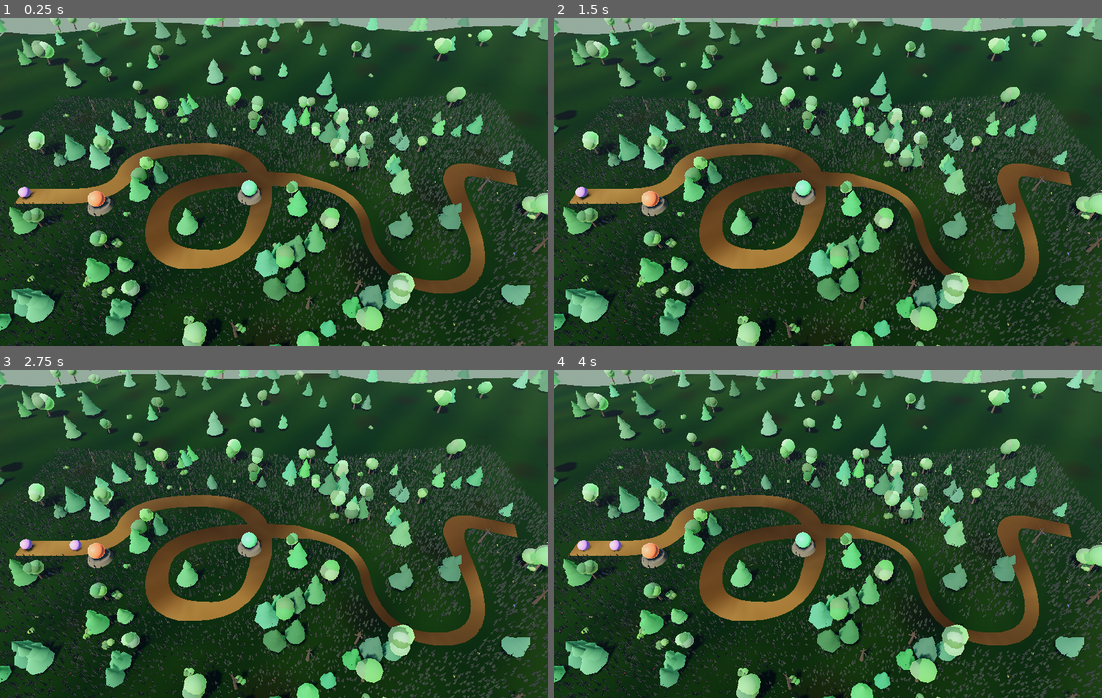
Above: before the commit, frames 1-4 (two rows, left to right).
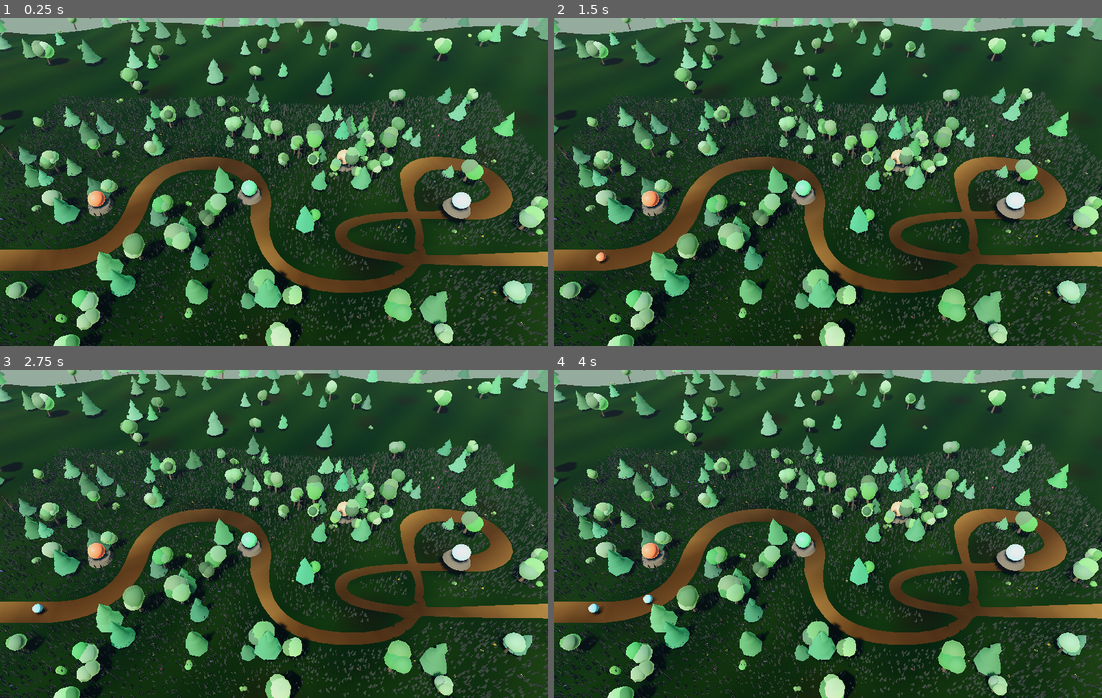
Above: after the commit, the same moments.

Repository: fritzscheyannick66-sketch/pocketbeast
Game: Godot game, scene res://scenes/welt.tscn
The game is run twice, just before and just after one commit, with the same random seed, the same clock (stepped at 60 frames per second) and the same inputs.
Inputs:
- Up to frame 1 (0.25 s): no input
- Up to frame 2 (1.5 s): no input
- Up to frame 3 (2.75 s): no input
- Up to frame 4 (4 s): no input

The runs differ from the first frame. In frame 1, 45% of the frame differs, in the area x 0-100%, y 0-100%; in frame 2, 45%; in frame 3, 45%; in frame 4, 45%.

Commit message:
Godot spielt mit echten Werten: Typenvorteil, Panzerung, Flieger
Die 3D-Fassung hatte zwei fest verdrahtete Türme und eine Gegnerart.
Jetzt zieht sie ihre Werte aus daten.gd, also aus dem Browserspiel.

Was jetzt wirkt:

Wächter werden über ihre Kennung gesetzt und tragen die echten
Reichweiten, Schadenswerte und Feuerraten. Godot rechnet in Metern, das
Browserspiel in Pixeln — 28 Pixel entsprechen einem Meter, eine Kachel
also zwei Metern.

Der Typenvorteil vervielfacht den Schaden, die Panzerung wird abgezogen.
Beides zusammen ist der Kern des Spiels: Feuer richtet gegen Pflanze das
Doppelte an, und ein Wind-Wächter mit fünfzehn Schaden je Treffer kommt
gegen Panzerung achtzehn auf null, während ein Stahl-Wächter mit
hundertachtundfünfzig kaum ins Stocken gerät. Ein Rest bleibt immer —
ein Treffer, der gar nichts bewirkt, sieht wie ein Fehler aus.

Flieger schweben höher und in weiterem Bogen als Läufer, leuchten
schwach und sind für bodengebundene Wächter unsichtbar.

Gegner tragen Art, Typ, Größe und Panzerung aus den Daten; die
Wellenstärke kommt aus der Kurve mal Kartenfaktor.

Die Route wurde an die neue Führung des Grünpfads angeglichen, damit
beide Fassungen dieselbe Karte zeigen.

Geprüft mit Godot 4.7.2: läuft ohne Fehler, nach 26 Sekunden Welle 4
und 21 erledigte Gegner.

Co-Authored-By: Claude Opus 5 <noreply@anthropic.com>

Diff:
--- a/godot-3d/scripts/welt.gd
+++ b/godot-3d/scripts/welt.gd
@@ -18,12 +18,16 @@
 const Gelaende = preload("res://scripts/gelaende.gd")
 const Weg = preload("res://scripts/weg.gd")
 const Pflanzen = preload("res://scripts/pflanzen.gd")
+const Daten = preload("res://scripts/daten.gd")
 
 # Route des Grünpfads, in Kachelkoordinaten wie im Browserspiel
 const ROUTE := [
-	Vector2(-1, 6), Vector2(3, 6), Vector2(3, 3), Vector2(9, 3),
-	Vector2(9, 9), Vector2(5, 9), Vector2(5, 5), Vector2(13, 5),
-	Vector2(13, 10), Vector2(17, 10), Vector2(17, 4), Vector2(20, 5),
+	# Dieselbe Führung wie der Grünpfad im Browserspiel — Kachelkoordinaten,
+	# damit beide Fassungen dieselbe Karte zeigen. Wird die Route dort
+	# geändert, gehört sie auch hier nachgezogen.
+	Vector2(-1, 9), Vector2(4, 9), Vector2(4, 4), Vector2(9, 4),
+	Vector2(9, 10), Vector2(15, 10), Vector2(15, 4), Vector2(19, 4),
+	Vector2(19, 7), Vector2(12, 7), Vector2(12, 9), Vector2(20, 9),
 ]
 
 var weg_punkte: PackedVector3Array
@@ -36,6 +40,13 @@
 var spawn_uhr := 0.0
 var erledigt := 0
 var durchgebrochen := 0
+
+## Welche Karte gespielt wird — bestimmt den Schwierigkeitsfaktor.
+var karte_idx := 0
+var welle := 1
+var welle_rest := 0          # wie viele Gegner dieser Welle noch kommen
+var welle_art: Dictionary = {}
+var welle_pause := 3.0
 
 @onready var _wurzel_gegner := Node3D.new()
 @onready var _wurzel_schuesse := Node3D.new()
@@ -49,9 +60,14 @@
 	_baue_kamera()
 	_baue_welt()
 	_baue_bewuchs()
-	# Zwei Wächter an den Weg, damit gleich nach dem Start etwas geschieht
-	_setze_turm(Vector3(-14.0, 0.0, 2.0), Color("ff6e45"), 7.0, 1.6, 14.0)
-	_setze_turm(Vector3(-2.0, 0.0, 1.0), Color("57ce7c"), 7.0, 1.3, 11.0)
+	# Vier Wächter mit echten Werten aus dem Browserspiel
+	_setze_waechter("fire", 2, Vector3(-14.0, 0.0, 2.0))
+	_setze_waechter("grass", 2, Vector3(-2.0, 0.0, 1.0))
+	_setze_waechter("rock", 2, Vector3(6.0, 0.0, -2.0))
+	_setze_waechter("wind", 2, Vector3(14.0, 0.0, 3.0))
+	print("Karte: ", Daten.KARTEN[karte_idx]["name"],
+		"   Wächterfamilien verfügbar: ", Daten.WAECHTER.size(),
+		"   Gegnerarten: ", Daten.ARTEN.size())
 
 
 ## Himmel und Umgebungslicht. Ohne beides wirken Körper wie ausgeschnitten:
@@ -288,7 +304,34 @@
 	return nah
 
 
-func _setze_turm(pos: Vector3, farbe: Color, reichweite: float, takt: float, schaden: float) -> void:
+## Setzt einen Wächter anhand seiner Kennung und Stufe.
+##
+## Die Werte kommen aus daten.gd, also aus dem Browserspiel — Reichweite,
+## Schaden und Feuerrate sind dieselben. Godot rechnet in Metern, das
+## Browserspiel in Pixeln: eine Kachel misst dort 56 Pixel und hier 2 Meter.
+const PIXEL_JE_METER := 28.0
+
+func _setze_waechter(id: String, stufe: int, pos: Vector3) -> void:
+	var def: Dictionary = {}
+	for w in Daten.WAECHTER:
+		if w["id"] == id:
+			def = w
+			break
+	if def.is_empty():
+		push_error("Unbekannte Wächterkennung: " + id)
+		return
+	var st: Dictionary = def["stufen"][clampi(stufe, 0, 2)]
+	var typ: String = def["typ"]
+	var farbe: Color = Daten.TYPEN[typ]["farbe"]
+	_setze_turm(pos, farbe,
+		float(st["reichweite"]) / PIXEL_JE_METER,
+		float(st["rate"]),
+		float(st["schaden"]),
+		typ, def["luft"])
+
+
+func _setze_turm(pos: Vector3, farbe: Color, reichweite: float, takt: float, schaden: float,
+		typ: String = "", luft: bool = true) -> void:
 	var y := Gelaende.hoehe_bei(pos.x, pos.z, 99.0)
 	var wurzel := Node3D.new()
 	wurzel.position = Vector3(pos.x, y, pos.z)
@@ -326,25 +369,75 @@
 	tuerme.append({
 		"knoten": wurzel, "koerper": koerper, "pos": wurzel.position,
 		"reichweite": reichweite, "takt": takt, "schaden": schaden, "abklingen": 0.0,
-		"farbe": farbe,
+		"farbe": farbe, "typ": typ, "luft": luft,
 	})
 
 
+## Stellt die Arten einer Welle zusammen.
+##
+## Vereinfacht gegenüber dem Browserspiel: Dort werden die Lebenspunkte
+## gegen die durchschnittliche Zähigkeit der gezogenen Arten normiert, damit
+## die Wellenstärke allein an der Kurve hängt. Hier genügt vorerst die
+## Kurve mal Kartenfaktor mal Artzähigkeit — der Feinschliff gehört ins
+## Browserspiel, solange dieses die spielbare Fassung ist.
+func _waehle_art() -> Dictionary:
+	# Nur Arten, deren Zähigkeit zur Welle passt
+	var stufe := 1.0 + float(welle) * 0.06
+	var moeglich: Array = []
+	for a in Daten.ARTEN:
+		if float(a["leben"]) <= stufe:
+			moeglich.append(a)
+	if moeglich.is_empty():
+		moeglich = Daten.ARTEN
+	return moeglich[randi() % moeglich.size()]
+
+
 func _spawne_gegner() -> void:
+	if welle_art.is_empty():
+		welle_art = _waehle_art()
+	var art: Dictionary = welle_art
+	var typ: String = art["typ"]
+	var farbe: Color = Daten.TYPEN[typ]["farbe"]
+	var fliegt: bool = art.get("fliegt", false)
+
 	var knoten := MeshInstance3D.new()
 	var kapsel := SphereMesh.new()
-	kapsel.radius = 0.42
-	kapsel.height = 0.84
+	var groesse := float(art["groesse"]) / 34.0        # 34 px entsprechen etwa 1 m
+	kapsel.radius = 0.32 * groesse + 0.16
+	kapsel.height = kapsel.radius * 2.0
 	knoten.mesh = kapsel
 	var mat := StandardMaterial3D.new()
-	mat.albedo_color = Color(0.76, 0.51, 1.0)
+	mat.albedo_color = farbe
 	mat.roughness = 0.6
+	# Flieger leuchten schwach, damit man sie von Läufern unterscheidet
+	if fliegt:
+		mat.emission_enabled = true
+		mat.emission = farbe
+		mat.emission_energy_multiplier = 0.35
 	knoten.material_override = mat
 	_wurzel_gegner.add_child(knoten)
+
+	var faktor: float = float(Daten.KARTEN[karte_idx]["faktor"])
+	var kurve: float = float(Daten.WELLE_LEBEN[clampi(welle - 1, 0, Daten.WELLE_LEBEN.size() - 1)])
+	# Zehn Gegner je Welle teilen sich das Lebensbudget
+	var leben: float = kurve * faktor * float(art["leben"]) / 10.0
+
 	gegner.append({
-		"knoten": knoten, "strecke": 0.0, "tempo": randf_range(2.2, 3.4),
-		"leben": 40.0, "max_leben": 40.0, "wackel": randf() * 6.0,
+		"knoten": knoten, "strecke": 0.0,
+		"tempo": 2.6 * float(art["tempo"]),
+		"leben": leben, "max_leben": leben,
+		"wackel": randf() * 6.0,
+		"typ": typ, "fliegt": fliegt,
+		"panzer": float(art.get("panzer", 0)) * (1.0 + float(welle - 1) * 0.038),
+		"name": art["name"],
+		"hoehe": 1.6 if fliegt else 0.0,
 	})
+	welle_rest -= 1
+	if welle_rest <= 0:
+		welle += 1
+		welle_art = {}
+		welle_rest = 10
+		print("Welle ", welle, "  Art: ", art["name"], "  Leben je Stück: ", int(leben))
 
 
 func _process(delta: float) -> void:
@@ -361,7 +454,13 @@
 		var strecke: float = g["strecke"]
 		var p := Weg.punkt_bei(weg_punkte, strecke)
 		var wackel: float = g["wackel"]
-		p.y += 0.42 + sin(zeit * 7.0 + wackel) * 0.08
+		# Läufer wippen dicht über dem Grund, Flieger schweben weiter oben
+		# und in einem weiteren Bogen — daran liest man die Flughöhe ab.
+		var hoehe: float = g.get("hoehe", 0.0)
+		if hoehe > 0.0:
+			p.y += 0.42 + hoehe + sin(zeit * 2.1 + wackel) * 0.28
+		else:
+			p.y += 0.42 + sin(zeit * 7.0 + wackel) * 0.08
 		var knoten: MeshInstance3D = g["knoten"]
 		knoten.position = p
 
@@ -372,6 +471,9 @@
 		var beste := -1.0
 		for g in gegner:
 			var kn: MeshInstance3D = g["knoten"]
+			# Wer nicht in die Luft trifft, sieht Flieger nicht als Ziel
+			if g.get("fliegt", false) and not t.get("luft", true):
+				continue
 			if kn.position.distance_to(t["pos"]) <= t["reichweite"] and g["strecke"] > beste:
 				beste = g["strecke"]
 				ziel = g
@@ -385,7 +487,7 @@
 		koerper.rotation.y = atan2(richtung.x, richtung.z)
 		if t["abklingen"] <= 0.0:
 			t["abklingen"] = 1.0 / t["takt"]
-			ziel["leben"] -= t["schaden"]
+			ziel["leben"] -= _schaden(t, ziel)
 			_blitz(t["pos"] + Vector3.UP * 0.95, zk.position, t["farbe"])
 
 	# Aufräumen
@@ -405,6 +507,30 @@
 
 ## Kurzer Lichtstrahl als Treffer. Ein eigener Körper statt einer gezeichneten
 ## Linie, damit der Schuss im Raum liegt und von der Perspektive erfasst wird.
+## Was ein Treffer wirklich anrichtet.
+##
+## Zwei Dinge stehen zwischen Angriff und Wirkung, und beide entscheiden das
+## Spiel: der Typenvorteil und die Panzerung.
+##
+## Der Typenvorteil vervielfacht — Feuer richtet gegen Pflanze das Doppelte
+## an und gegen Wasser die Hälfte. Die Panzerung wird dagegen von jedem
+## einzelnen Treffer ABGEZOGEN, nicht anteilig gemindert. Deshalb ist sie für
+## einen schnellen Kleinschützen tödlich und für einen schweren Schläger nur
+## lästig: Der Wind-Wächter macht fünfzehn Schaden je Treffer und kommt gegen
+## Panzerung achtzehn auf null, der Stahl-Wächter mit hundertachtundfünfzig
+## kaum ins Stocken.
+##
+## Ein Rest bleibt immer: Ein Treffer, der gar nichts bewirkt, sieht wie ein
+## Fehler aus, auch wenn er rechnerisch richtig ist.
+func _schaden(turm: Dictionary, ziel: Dictionary) -> float:
+	var roh: float = float(turm["schaden"])
+	var typ: String = turm.get("typ", "")
+	if typ != "":
+		roh *= Daten.wirksamkeit(typ, ziel.get("typ", ""))
+	var panzer: float = float(ziel.get("panzer", 0.0))
+	return maxf(roh * 0.06, roh - panzer)
+
+
 func _blitz(von: Vector3, nach: Vector3, farbe: Color) -> void:
 	var strahl := MeshInstance3D.new()
 	var box := BoxMesh.new()
Not shown, changed: godot-3d/README.md
